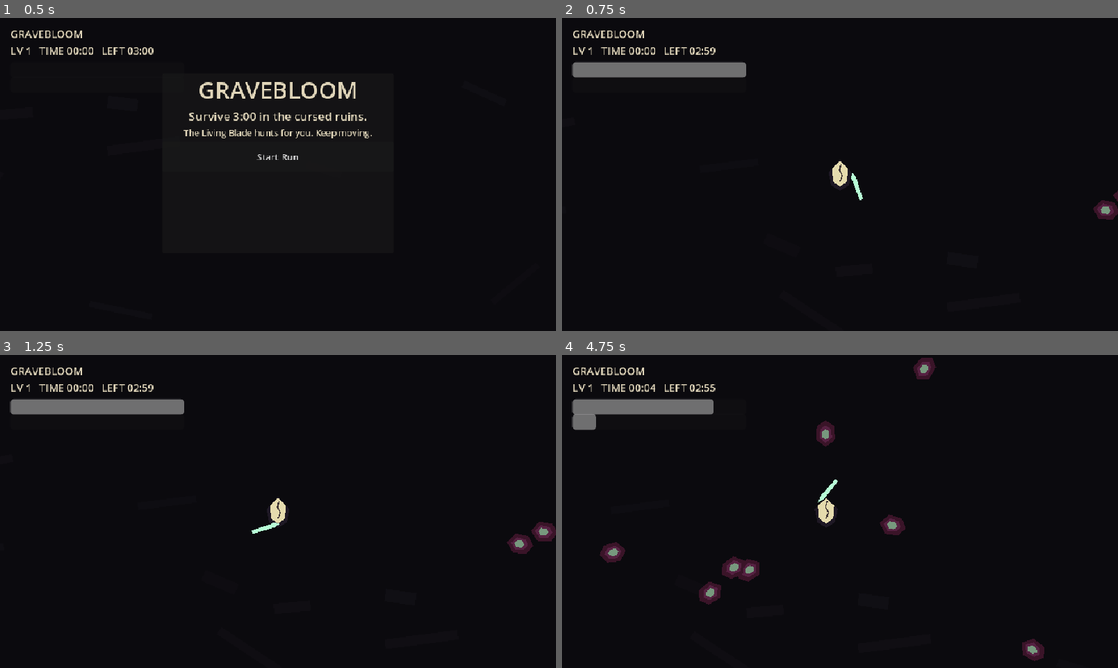
Above: before the commit, frames 1-4 (two rows, left to right).
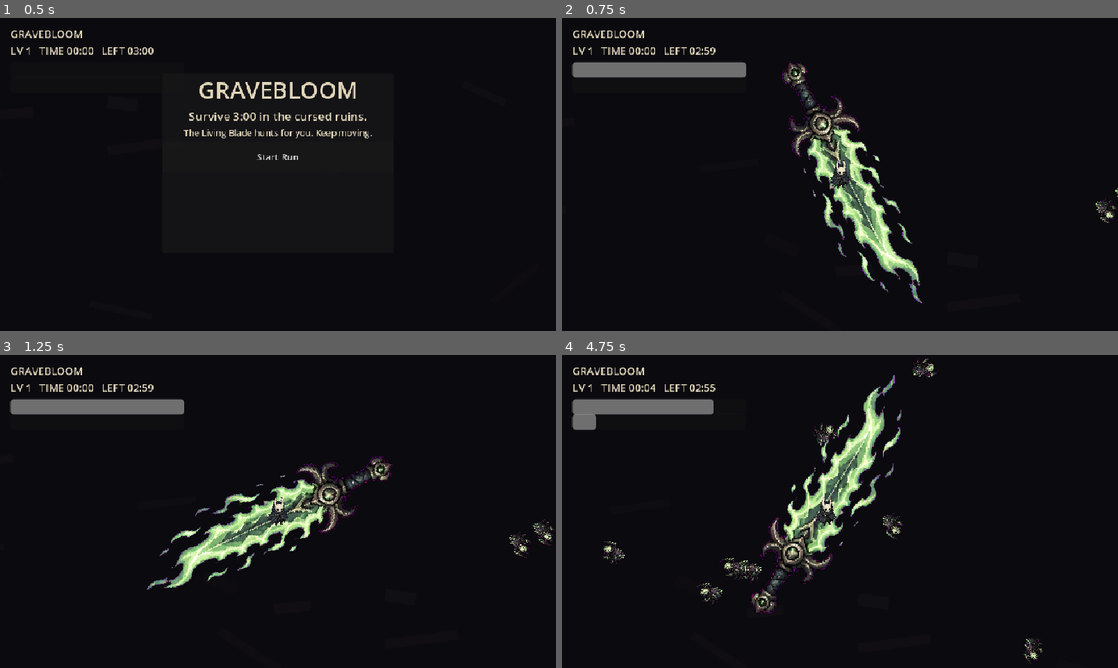
Above: after the commit, the same moments.

Repository: kotlinhustle/gravebloom
Game: Godot game, scene res://scenes/main.tscn
Two runs of this game, one before a commit and one after it. Both use one fixed random seed, a clock stepped at 60 frames per second and the inputs below.
Inputs (mouse positions are in pixels of both pictures, inside the frame that each line leads up to):
- Up to frame 1 (0.5 s): no input
- Up to frame 2 (0.75 s): click "Start Run" at 0.5 s
- Up to frame 3 (1.25 s): no input
- Up to frame 4 (4.75 s): tap Enter at 1.25 s; move the mouse to (962, 495) at 1.27 s; hold D 1.28-2 s; click (962, 495) at 1.42 s; drag from (728, 527) to (812, 574) at 2.02 s; move the mouse to (895, 442) at 2.77 s; hold D 2.78-3.5 s; drag from (812, 574) to (673, 464) at 3.52 s; move the mouse to (1006, 558) at 4.27 s; hold A from 4.28 s (still down)

Frame 1 is identical in both runs. In frame 2, 4.9% of the frame differs, in the area x 39-100%, y 13-92%; in frame 3, 5.1%; in frame 4, 6.3%, in the area x 6-87%, y 0-99%.

Commit message:
Replace placeholder shapes with generated sprites

Diff:
--- a/scenes/enemy.tscn
+++ b/scenes/enemy.tscn
@@ -1,6 +1,7 @@
-[gd_scene load_steps=4 format=3]
+[gd_scene load_steps=5 format=3]
 
 [ext_resource type="Script" path="res://scripts/enemy.gd" id="1_enemy"]
+[ext_resource type="Texture2D" path="res://assets/sprites/enemy_crawler.png" id="2_enemy_sprite"]
 
 [sub_resource type="CircleShape2D" id="CircleShape2D_enemy"]
 radius = 13.0
@@ -8,36 +9,47 @@
 [node name="Enemy" type="CharacterBody2D"]
 script = ExtResource("1_enemy")
 
+[node name="Art" type="Sprite2D" parent="."]
+z_index = 2
+texture = ExtResource("2_enemy_sprite")
+scale = Vector2(0.16, 0.16)
+
 [node name="Shadow" type="Polygon2D" parent="."]
 z_index = -2
 color = Color(0.015, 0.012, 0.018, 0.65)
 polygon = PackedVector2Array(-18, 13, 0, 8, 18, 13, 11, 20, -11, 20)
 
 [node name="LegsLeft" type="Line2D" parent="."]
+visible = false
 z_index = -1
 points = PackedVector2Array(-9, -3, -22, -12, -10, 5, -25, 3, -8, 12, -20, 20)
 default_color = Color(0.13, 0.055, 0.105, 1)
 width = 4.0
 
 [node name="LegsRight" type="Line2D" parent="."]
+visible = false
 z_index = -1
 points = PackedVector2Array(9, -3, 22, -12, 10, 5, 25, 3, 8, 12, 20, 20)
 default_color = Color(0.13, 0.055, 0.105, 1)
 width = 4.0
 
 [node name="Body" type="Polygon2D" parent="."]
+visible = false
 color = Color(0.23, 0.08, 0.16, 1)
 polygon = PackedVector2Array(0, -22, 17, -9, 15, 14, 0, 24, -15, 14, -17, -9)
 
 [node name="Shell" type="Polygon2D" parent="."]
+visible = false
 color = Color(0.34, 0.13, 0.26, 1)
 polygon = PackedVector2Array(0, -15, 11, -6, 9, 9, 0, 15, -9, 9, -11, -6)
 
 [node name="Glow" type="Polygon2D" parent="."]
+visible = false
 color = Color(0.58, 0.98, 0.69, 0.55)
 polygon = PackedVector2Array(-6, -5, 0, -9, 6, -5, 6, 4, 0, 9, -6, 4)
 
 [node name="Eyes" type="Polygon2D" parent="."]
+visible = false
 z_index = 1
 color = Color(0.68, 1, 0.72, 0.95)
 polygon = PackedVector2Array(-8, -10, -3, -8, -8, -5, 3, -8, 8, -10, 8, -5)
--- a/scenes/living_blade.tscn
+++ b/scenes/living_blade.tscn
@@ -1,11 +1,11 @@
-[gd_scene load_steps=2 format=3]
+[gd_scene load_steps=3 format=3]
 
 [ext_resource type="Script" path="res://scripts/living_blade.gd" id="1_blade"]
+[ext_resource type="Texture2D" path="res://assets/sprites/living_blade.png" id="2_blade_sprite"]
 
 [node name="LivingBlade" type="Node2D"]
 script = ExtResource("1_blade")
 
-[node name="Blade" type="Polygon2D" parent="."]
-rotation = 0.65
-color = Color(0.72, 1, 0.84, 1)
-polygon = PackedVector2Array(-3, -26, 3, -26, 4, 14, 0, 24, -4, 14)
+[node name="Blade" type="Sprite2D" parent="."]
+texture = ExtResource("2_blade_sprite")
+scale = Vector2(0.12, 0.12)
--- a/scenes/player.tscn
+++ b/scenes/player.tscn
@@ -1,6 +1,7 @@
-[gd_scene load_steps=4 format=3]
+[gd_scene load_steps=5 format=3]
 
 [ext_resource type="Script" path="res://scripts/player.gd" id="1_player"]
+[ext_resource type="Texture2D" path="res://assets/sprites/player_masked_wanderer.png" id="2_player_sprite"]
 
 [sub_resource type="CircleShape2D" id="CircleShape2D_player"]
 radius = 14.0
@@ -8,12 +9,18 @@
 [node name="Player" type="CharacterBody2D"]
 script = ExtResource("1_player")
 
+[node name="Art" type="Sprite2D" parent="."]
+z_index = 2
+texture = ExtResource("2_player_sprite")
+scale = Vector2(0.18, 0.18)
+
 [node name="Shadow" type="Polygon2D" parent="."]
 z_index = -3
 color = Color(0.015, 0.012, 0.018, 0.75)
 polygon = PackedVector2Array(-22, 20, 0, 13, 22, 20, 14, 28, -14, 28)
 
 [node name="Sword" type="Polygon2D" parent="."]
+visible = false
 z_index = -1
 position = Vector2(18, -2)
 rotation = 0.55
@@ -21,25 +28,30 @@
 polygon = PackedVector2Array(-3, -28, 3, -28, 4, 18, 0, 26, -4, 18)
 
 [node name="Cloak" type="Polygon2D" parent="."]
+visible = false
 z_index = -1
 color = Color(0.075, 0.055, 0.105, 1)
 polygon = PackedVector2Array(0, -4, 24, 25, 8, 39, 0, 34, -8, 39, -24, 25)
 
 [node name="Hood" type="Polygon2D" parent="."]
+visible = false
 color = Color(0.12, 0.095, 0.145, 1)
 polygon = PackedVector2Array(0, -25, 20, -4, 15, 19, 0, 28, -15, 19, -20, -4)
 
 [node name="Mask" type="Polygon2D" parent="."]
+visible = false
 color = Color(0.9, 0.86, 0.68, 1)
 polygon = PackedVector2Array(0, -23, 14, -10, 12, 12, 0, 21, -12, 12, -14, -10)
 
 [node name="MaskCrack" type="Line2D" parent="."]
+visible = false
 z_index = 1
 points = PackedVector2Array(2, -18, -1, -8, 4, 2, 0, 12)
 default_color = Color(0.18, 0.14, 0.16, 0.9)
 width = 2.0
 
 [node name="Eyes" type="Polygon2D" parent="."]
+visible = false
 z_index = 1
 color = Color(0.03, 0.025, 0.035, 1)
 polygon = PackedVector2Array(-9, -5, -3, -3, -9, 2, 3, -3, 9, -5, 9, 2)
--- a/scenes/xp_shard.tscn
+++ b/scenes/xp_shard.tscn
@@ -1,15 +1,23 @@
-[gd_scene load_steps=2 format=3]
+[gd_scene load_steps=3 format=3]
 
 [ext_resource type="Script" path="res://scripts/xp_shard.gd" id="1_xp"]
+[ext_resource type="Texture2D" path="res://assets/sprites/xp_shard.png" id="2_xp_sprite"]
 
 [node name="XPShard" type="Node2D"]
 script = ExtResource("1_xp")
 
+[node name="Art" type="Sprite2D" parent="."]
+z_index = 2
+texture = ExtResource("2_xp_sprite")
+scale = Vector2(0.09, 0.09)
+
 [node name="Glow" type="Polygon2D" parent="."]
+visible = false
 color = Color(0.34, 1, 0.74, 0.25)
 polygon = PackedVector2Array(0, -13, 12, 0, 0, 13, -12, 0)
 
 [node name="Shard" type="Polygon2D" parent="."]
+visible = false
 z_index = 1
 color = Color(0.62, 1, 0.82, 1)
 polygon = PackedVector2Array(0, -9, 7, 0, 0, 9, -7, 0)
--- a/scripts/main.gd
+++ b/scripts/main.gd
@@ -5,6 +5,9 @@
 const XPShardScene := preload("res://scenes/xp_shard.tscn")
 const LivingBladeScene := preload("res://scenes/living_blade.tscn")
 const CombatFxScript := preload("res://scripts/combat_fx.gd")
+const EnemyCrawlerTexture := preload("res://assets/sprites/enemy_crawler.png")
+const EnemyBruteTexture := preload("res://assets/sprites/enemy_brute.png")
+const GraveWardenTexture := preload("res://assets/sprites/grave_warden.png")
 
 const RUN_DURATION := 180.0
 const MINIBOSS_TIME := 150.0
@@ -180,6 +183,7 @@
 		enemy.speed = 46.0
 		enemy.scale = Vector2.ONE * 2.25
 		enemy.xp_value = 12
+	_set_enemy_art(enemy, is_brute, is_miniboss)
 	enemy.health = enemy.max_health
 	enemy.position = player.position + Vector2.RIGHT.rotated(randf() * TAU) * randf_range(360.0, 520.0)
 	enemy.target = player
@@ -187,6 +191,20 @@
 	enemy.died.connect(_on_enemy_died.bind(enemy.xp_value, enemy.is_miniboss))
 	enemies.append(enemy)
 	world.add_child(enemy)
+
+func _set_enemy_art(enemy: Enemy, is_brute: bool, is_miniboss: bool) -> void:
+	var art := enemy.get_node_or_null("Art")
+	if art == null:
+		return
+	if is_miniboss:
+		art.texture = GraveWardenTexture
+		art.scale = Vector2(0.12, 0.12)
+	elif is_brute:
+		art.texture = EnemyBruteTexture
+		art.scale = Vector2(0.11, 0.11)
+	else:
+		art.texture = EnemyCrawlerTexture
+		art.scale = Vector2(0.16, 0.16)
 
 func _spawn_miniboss() -> void:
 	miniboss_spawned = true
Binary file added: assets/sprites/enemy_brute.png
Binary file added: assets/sprites/enemy_crawler.png
Binary file added: assets/sprites/grave_warden.png
Binary file added: assets/sprites/living_blade.png
Binary file added: assets/sprites/player_masked_wanderer.png
Binary file added: assets/sprites/xp_shard.png
Not shown, changed: AGENTS.md
